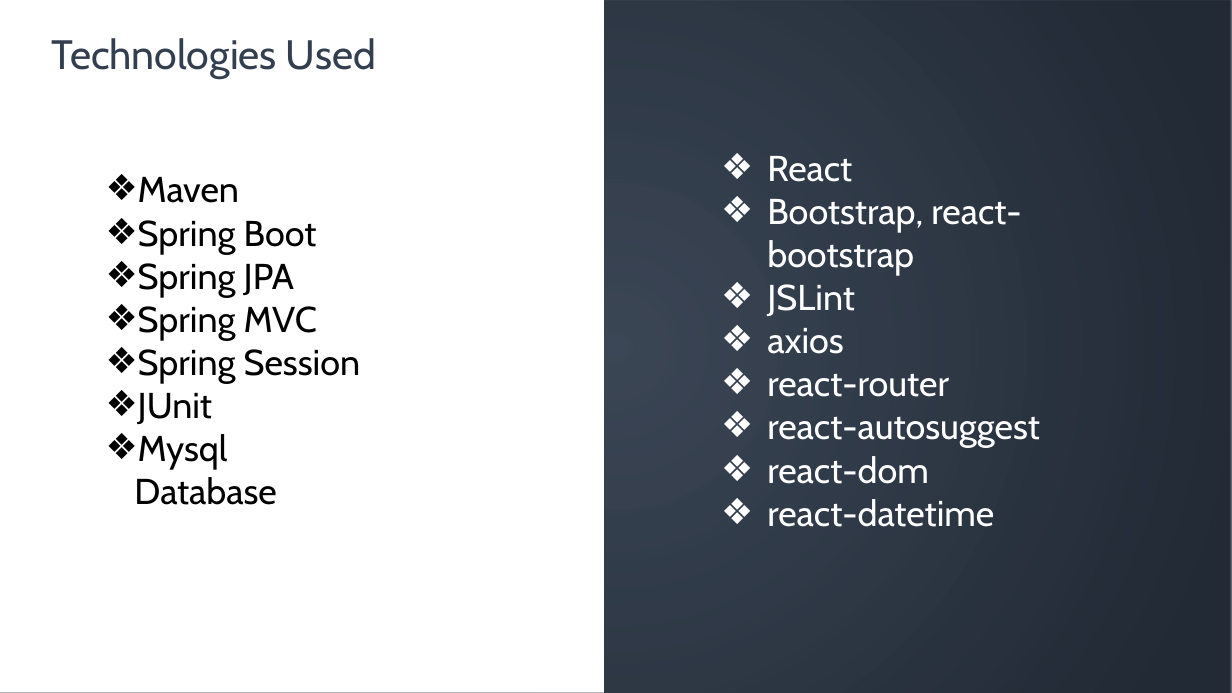
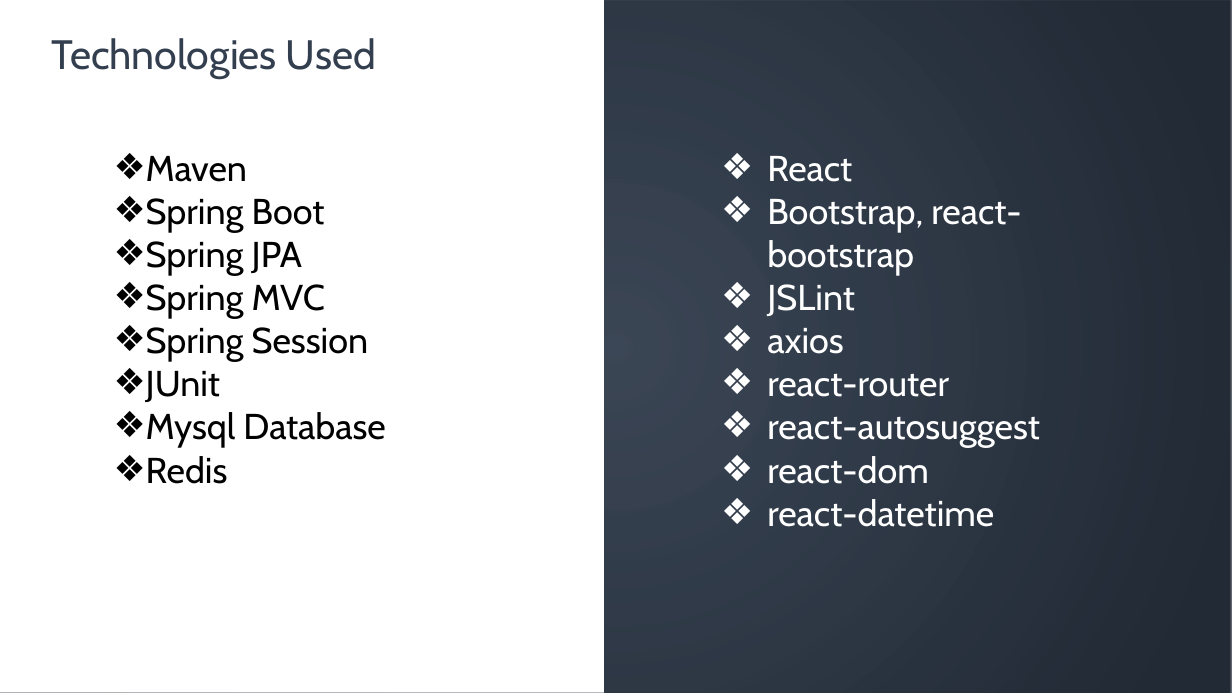
Before and after one commit to EventBuff/EventCreateAndShare, a slide deck: slide 4 of EventShare_Part3.pptx. Drawn at 1232x693 pixels with LibreOffice and Linux fonts; fonts in the diff are those of the drawing; background and template pictures are left out. Boxes give left, top, right and bottom in pixels: in the first picture for what was removed or moved away, otherwise in the second. Text is boxed around its words. In the diff, an @@ line names an element or a change of style, - is before the commit and + after.

```diff
--- a/EventShare_Part3.pptx
+++ b/EventShare_Part3.pptx
@@ text "Maven": place and size @@
-text "Maven" at (138,177,361,470)
+text "Maven" at (146,156,385,484)
@@ text at (146,456,228,484): paragraph added @@
+❖ Redis
```
Also in this commit, not shown: 1 other slide changed, 2 slides added, 2 slides removed, 2 other files.
